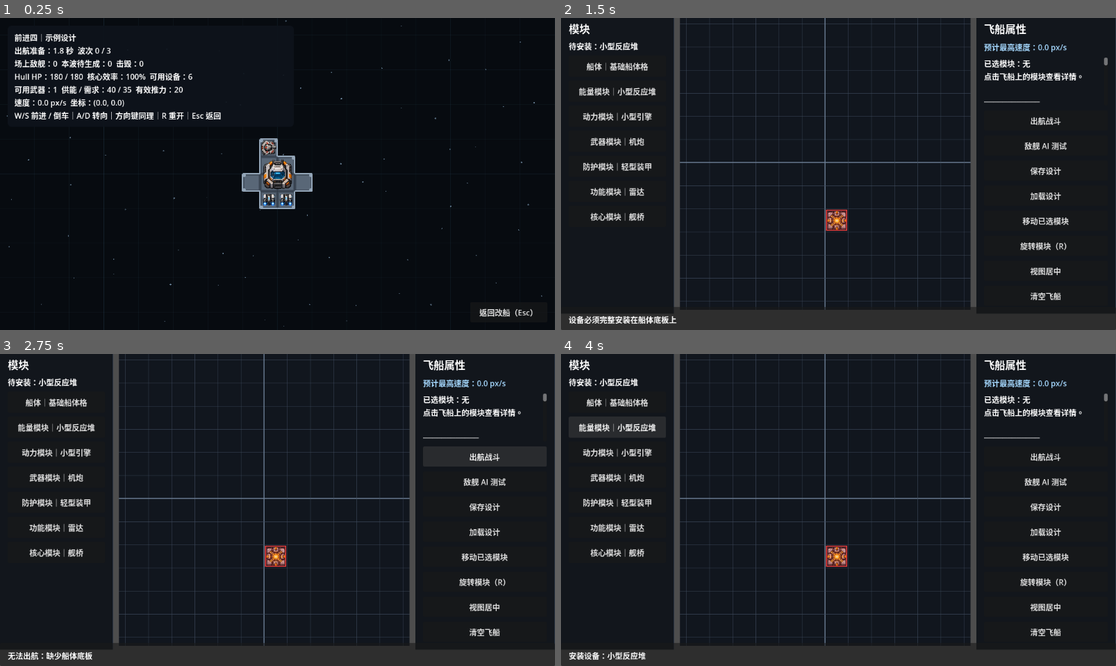
Above: before the commit, frames 1-4 (two rows, left to right).
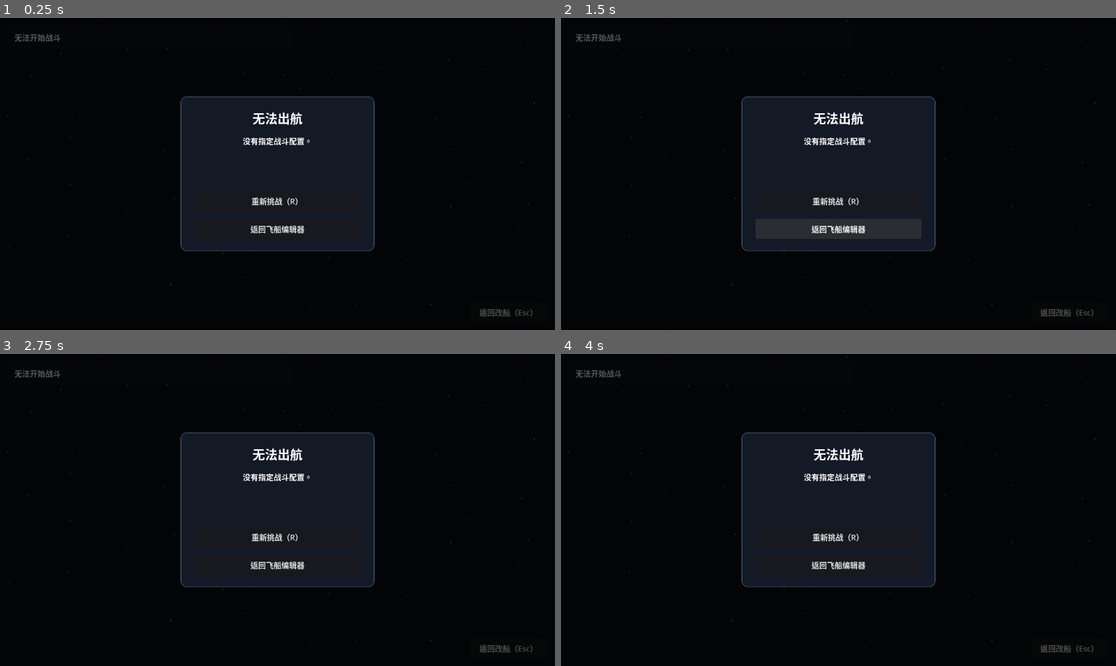
Above: after the commit, the same moments.

Repository: lqc19891229/AdvanceFour
Game: Godot game, scene res://game/combat/battle.tscn
The game is run twice, just before and just after one commit, with the same random seed, the same clock (stepped at 60 frames per second) and the same inputs. This scene is started directly instead of the project's main scene.
Inputs (mouse positions are in pixels of both pictures, inside the frame that each line leads up to):
- Up to frame 1 (0.25 s): no input
- Up to frame 2 (1.5 s): click "返回改船（Esc）" at 0.5 s; click (838, 230) at 1.25 s, where only the run after the commit has a clickable "返回飞船编辑器"
- Up to frame 3 (2.75 s): click (482, 456) at 2 s, where only the run before the commit has a clickable "出航战斗"
- Up to frame 4 (4 s): click (616, 400) at 2.75 s, where only the run before the commit has a clickable "船体｜基础船体格"; click (616, 425) at 3.5 s, where only the run before the commit has a clickable "能量模块｜小型反应堆"

The runs differ from the first frame. In frame 1, 5.3% of the frame differs, in the area x 1-100%, y 0-100%; in frame 2, 18%, in the area x 0-100%, y 0-100%; in frame 3, 18%; in frame 4, 18%.

Commit message:
Turn battle scene into reusable level combat container

Diff:
--- a/game/combat/battle.gd
+++ b/game/combat/battle.gd
@@ -5,19 +5,15 @@
 
 enum Phase { PREPARING, FIGHTING, INTERMISSION, RESOLVING, VICTORY, DEFEAT, ERROR }
 
-const SAVE_PATH := "user://ships/test_ship.json"
-const EDITOR_SCENE := "res://game/ship/editor/ship_editor.tscn"
+const PLAYER_SHIP_SAVE_PATH := "user://ships/test_ship.json"
+const BATTLE_DEFINITION_META := &"battle_definition_path"
 const SHIP_SCENE := preload("res://game/ship/runtime/ship_runtime.tscn")
 const DATABASE := preload("res://data/generated/module_database.tres")
 const PLAYER_LAYER := 4
 const ENEMY_LAYER := 8
 
-# Encounter tuning remains Prototype scene data; module statistics still come from Excel.
-@export var wave_enemy_counts: Array[int] = [1, 1, 2]
-@export var preparation_seconds := 2.0
-@export var intermission_seconds := 3.0
-@export var spawn_interval_seconds := 1.25
-@export var spawn_radius := 460.0
+@export var battle_definition: BattleDefinition
+@export var allow_debug_fallback_design := true
 
 var phase := Phase.PREPARING
 var player: ShipRuntime
@@ -38,28 +34,36 @@
 @onready var result_summary: Label = $UI/ResultOverlay/Center/Panel/Margin/Content/Summary
 
 func _init() -> void:
-	# Evaluate outcomes after ships and projectiles have applied this physics frame's damage.
 	process_physics_priority = 100
 
 func _ready() -> void:
 	$UI/ResultOverlay/Center/Panel/Margin/Content/Retry.pressed.connect(retry)
-	$UI/ResultOverlay/Center/Panel/Margin/Content/Return.pressed.connect(return_to_editor)
-	$UI/Return.pressed.connect(return_to_editor)
-	if wave_enemy_counts.is_empty() or wave_enemy_counts.any(func(count: int): return count <= 0):
-		_show_error("波次必须至少包含一波，且每波敌舰数量必须大于零。")
+	$UI/ResultOverlay/Center/Panel/Margin/Content/Return.pressed.connect(return_from_battle)
+	$UI/Return.pressed.connect(return_from_battle)
+
+	_resolve_battle_definition()
+	if battle_definition == null:
+		_show_error("没有指定战斗配置。")
+		return
+	if not battle_definition.is_valid():
+		_show_error(battle_definition.get_invalid_reason())
 		return
 
 	var design: ShipData
-	if FileAccess.file_exists(SAVE_PATH):
-		var loaded := ShipSerializer.load_from_file(SAVE_PATH, DATABASE)
+	if FileAccess.file_exists(PLAYER_SHIP_SAVE_PATH):
+		var loaded := ShipSerializer.load_from_file(PLAYER_SHIP_SAVE_PATH, DATABASE)
 		if not loaded["ok"]:
 			_show_error(loaded["error"])
 			return
 		design = loaded["ship"] as ShipData
 		design_source = "已保存设计"
+	elif allow_debug_fallback_design:
+		design = build_starter_design()
+		design_source = "调试示例设计"
 	else:
-		design = build_starter_design()
-		design_source = "示例设计"
+		_show_error("没有可用于出航的玩家飞船。")
+		return
+
 	if not design.is_design_valid():
 		_show_error(design.get_design_invalid_reason())
 		return
@@ -69,8 +73,19 @@
 	player.add_child(controller)
 	controller.setup(player)
 	player.destroyed.connect(_on_player_destroyed)
-	countdown = maxf(preparation_seconds, 0.0)
+	countdown = battle_definition.preparation_seconds
 	_update_hud()
+
+func _resolve_battle_definition() -> void:
+	if not get_tree().has_meta(BATTLE_DEFINITION_META):
+		return
+	var definition_path := String(get_tree().get_meta(BATTLE_DEFINITION_META))
+	get_tree().remove_meta(BATTLE_DEFINITION_META)
+	if definition_path.is_empty():
+		return
+	var loaded := load(definition_path)
+	if loaded is BattleDefinition:
+		battle_definition = loaded as BattleDefinition
 
 static func build_starter_design() -> ShipData:
 	var design := ShipData.new()
@@ -103,7 +118,6 @@
 	return ship
 
 func _configure_projectile(projectile: ProjectileRuntime, from_player: bool) -> void:
-	# Keep the mask on the projectile, including after the firing ship is destroyed.
 	projectile.collision_layer = 0
 	projectile.collision_mask = ENEMY_LAYER if from_player else PLAYER_LAYER
 
@@ -121,15 +135,15 @@
 				_start_next_wave()
 		Phase.FIGHTING:
 			spawn_countdown -= delta
-			if spawned_in_wave < wave_enemy_counts[wave_index] and spawn_countdown <= 0.0:
+			if spawned_in_wave < battle_definition.wave_enemy_counts[wave_index] and spawn_countdown <= 0.0:
 				_spawn_enemy()
-				spawn_countdown = maxf(spawn_interval_seconds, 0.0)
-			if spawned_in_wave == wave_enemy_counts[wave_index] and enemies.is_empty():
-				if wave_index == wave_enemy_counts.size() - 1:
+				spawn_countdown = maxf(battle_definition.spawn_interval_seconds, 0.0)
+			if spawned_in_wave == battle_definition.wave_enemy_counts[wave_index] and enemies.is_empty():
+				if wave_index == battle_definition.wave_enemy_counts.size() - 1:
 					phase = Phase.RESOLVING
 				else:
 					phase = Phase.INTERMISSION
-					countdown = maxf(intermission_seconds, 0.0)
+					countdown = maxf(battle_definition.intermission_seconds, 0.0)
 		Phase.RESOLVING:
 			if not _has_live_projectiles():
 				_finish_battle(true)
@@ -140,11 +154,12 @@
 	spawn_countdown = 0.0
 	phase = Phase.FIGHTING
 	_spawn_enemy()
-	spawn_countdown = maxf(spawn_interval_seconds, 0.0)
+	spawn_countdown = maxf(battle_definition.spawn_interval_seconds, 0.0)
 
 func _spawn_enemy() -> void:
-	var angle := float(wave_index) * 1.1 + TAU * float(spawned_in_wave) / float(wave_enemy_counts[wave_index])
-	var location := player.global_position + Vector2.RIGHT.rotated(angle) * maxf(spawn_radius, 180.0)
+	var wave_count := battle_definition.wave_enemy_counts[wave_index]
+	var angle := float(wave_index) * 1.1 + TAU * float(spawned_in_wave) / float(wave_count)
+	var location := player.global_position + Vector2.RIGHT.rotated(angle) * maxf(battle_definition.spawn_radius, 180.0)
 	var enemy := _spawn_ship(build_starter_design(), location, false)
 	enemy.rotation = Vector2.UP.angle_to(player.global_position - location)
 	var controller := AIShipController.new()
@@ -181,8 +196,12 @@
 	phase = Phase.VICTORY if victory else Phase.DEFEAT
 	world.process_mode = Node.PROCESS_MODE_DISABLED
 	result_title.text = "战斗胜利" if victory else "战斗失败"
-	result_summary.text = "击毁敌舰：%d\n到达波次：%d / %d\n战斗时间：%.1f 秒\n\n%s" % [
-		defeated_enemies, maxi(wave_index + 1, 0), wave_enemy_counts.size(), elapsed_seconds,
+	result_summary.text = "%s\n击毁敌舰：%d\n到达波次：%d / %d\n战斗时间：%.1f 秒\n\n%s" % [
+		battle_definition.display_name,
+		defeated_enemies,
+		maxi(wave_index + 1, 0),
+		battle_definition.wave_enemy_counts.size(),
+		elapsed_seconds,
 		"全部波次已清除。" if victory else "核心承载船体被摧毁。"
 	]
 	result_overlay.show()
@@ -205,6 +224,8 @@
 	_update_hud()
 
 func _update_hud() -> void:
+	if battle_definition == null:
+		return
 	var hull_hp := 0.0
 	var hull_max_hp := 0.0
 	var core_efficiency := 0.0
@@ -228,6 +249,7 @@
 		thrust = player.get_effective_thrust()
 		speed = player.get_speed()
 		location = player.global_position
+
 	var status := "交战中"
 	match phase:
 		Phase.PREPARING:
@@ -240,29 +262,48 @@
 			status = "战斗胜利"
 		Phase.DEFEAT:
 			status = "战斗失败"
+
 	var remaining := 0
 	if wave_index >= 0 and phase in [Phase.FIGHTING, Phase.RESOLVING]:
-		remaining = maxi(wave_enemy_counts[wave_index] - spawned_in_wave, 0)
-	hud.text = """前进四｜%s
+		remaining = maxi(battle_definition.wave_enemy_counts[wave_index] - spawned_in_wave, 0)
+
+	hud.text = """前进四｜%s｜%s
 %s  波次 %d / %d
 场上敌舰：%d  本波待生成：%d  击毁：%d
 Hull HP：%.0f / %.0f  核心效率：%.0f%%  可用设备：%d
 可用武器：%d  供能 / 需求：%.0f / %.0f  有效推力：%.0f
 速度：%.1f px/s  坐标：(%.1f, %.1f)
 W/S 前进 / 倒车｜A/D 转向｜方向键同理｜R 重开｜Esc 返回""" % [
-		design_source, status, maxi(wave_index + 1, 0), wave_enemy_counts.size(),
-		enemies.size(), remaining, defeated_enemies,
-		hull_hp, hull_max_hp, core_efficiency * 100.0, active_equipment,
-		weapons, energy_output, energy_cost, thrust,
-		speed, location.x, location.y
+		battle_definition.display_name,
+		design_source,
+		status,
+		maxi(wave_index + 1, 0),
+		battle_definition.wave_enemy_counts.size(),
+		enemies.size(),
+		remaining,
+		defeated_enemies,
+		hull_hp,
+		hull_max_hp,
+		core_efficiency * 100.0,
+		active_equipment,
+		weapons,
+		energy_output,
+		energy_cost,
+		thrust,
+		speed,
+		location.x,
+		location.y
 	]
 
 func retry() -> void:
 	get_tree().reload_current_scene()
 
-func return_to_editor() -> void:
-	get_tree().set_meta(&"restore_ship_design", true)
-	get_tree().change_scene_to_file(EDITOR_SCENE)
+func return_from_battle() -> void:
+	if battle_definition == null or battle_definition.return_scene_path.is_empty():
+		return
+	if battle_definition.restore_saved_ship_on_return:
+		get_tree().set_meta(&"restore_ship_design", true)
+	get_tree().change_scene_to_file(battle_definition.return_scene_path)
 
 func _unhandled_key_input(event: InputEvent) -> void:
 	if not (event is InputEventKey) or not event.pressed or event.echo:
@@ -270,4 +311,4 @@
 	if event.keycode == KEY_R:
 		retry()
 	elif event.keycode == KEY_ESCAPE:
-		return_to_editor()
+		return_from_battle()
